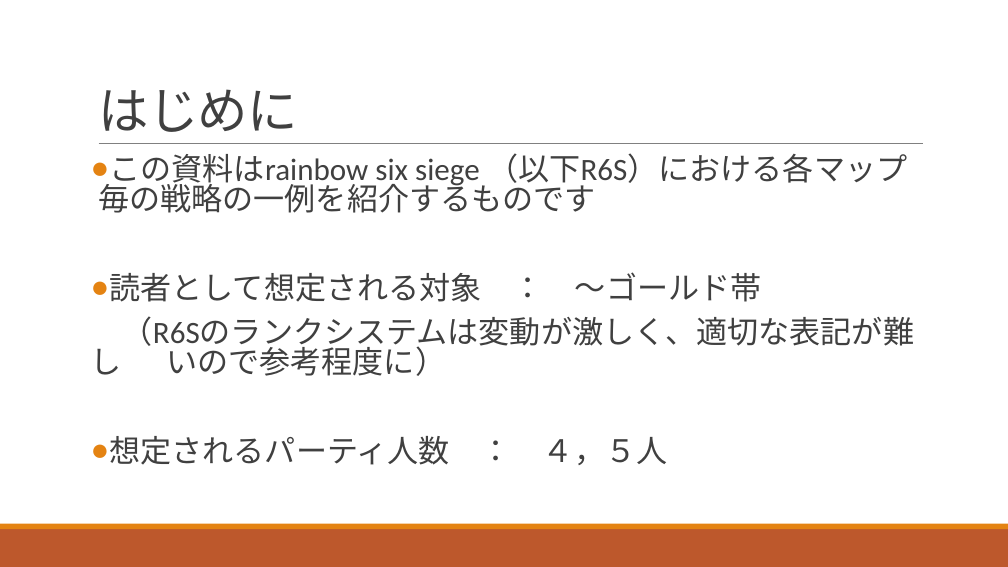
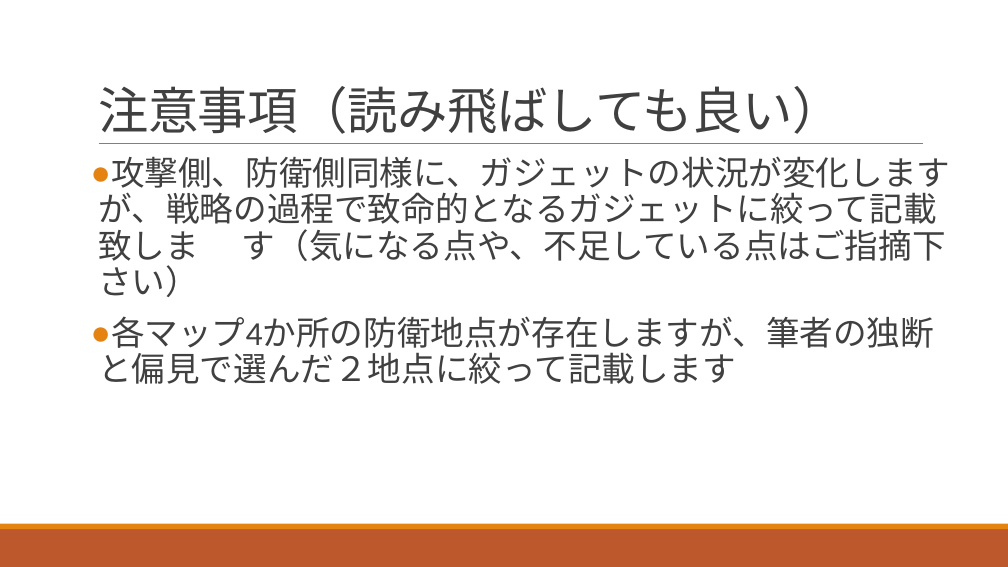
Before and after one commit to kaito-000/r6s_slide, a slide deck: slide 4 of R6S.pptx (slide 3 before the commit). Drawn at 1008x567 pixels with LibreOffice and Linux fonts; fonts in the diff are those of the drawing. Boxes give left, top, right and bottom in pixels: in the first picture for what was removed or moved away, otherwise in the second. Text is boxed around its words. In the diff, an @@ line names an element or a change of style, - is before the commit and + after.

```diff
--- a/R6S.pptx
+++ b/R6S.pptx
@@ title at box(98, 86, 842, 134): text changed @@
-はじめに
+注意事項（読み飛ばしても良い）
@@ text at box(98, 156, 950, 384): text changed; size 29.6 to 32 pt @@
-● この資料はrainbow six siege （以下R6S）における各マップ毎の戦略の一例を紹介するものです
-● 読者として想定される対象 ： ～ゴールド帯
-（R6Sのランクシステムは変動が激しく、適切な表記が難し いので参考程度に）
-● 想定されるパーティ人数 ： ４，５人
+● 攻撃側、防衛側同様に、ガジェットの状況が変化しますが、 戦略の過程で致命的となるガジェットに絞って記載致しま す（気になる点や、不足している点はご指摘下さい）
+● 各マップ4か所の防衛地点が存在しますが、筆者の独断と偏 見で選んだ２地点に絞って記載します
```
Also in this commit, not shown: 2 other slides changed, 6 slides added.
